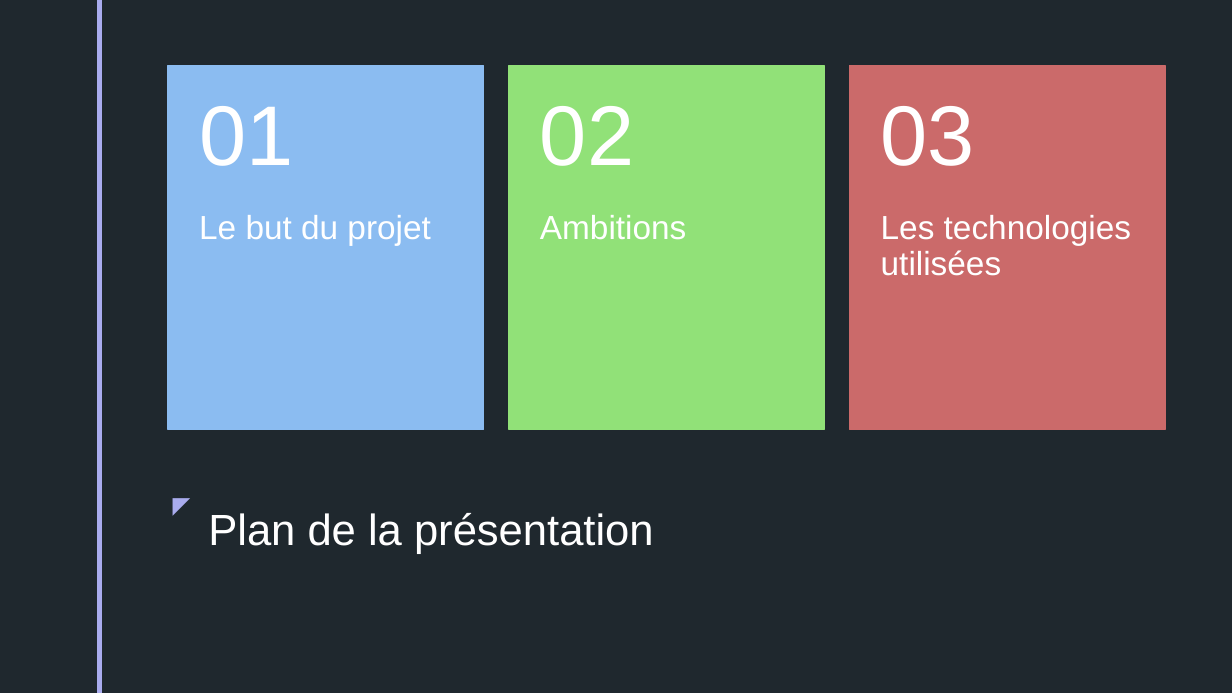
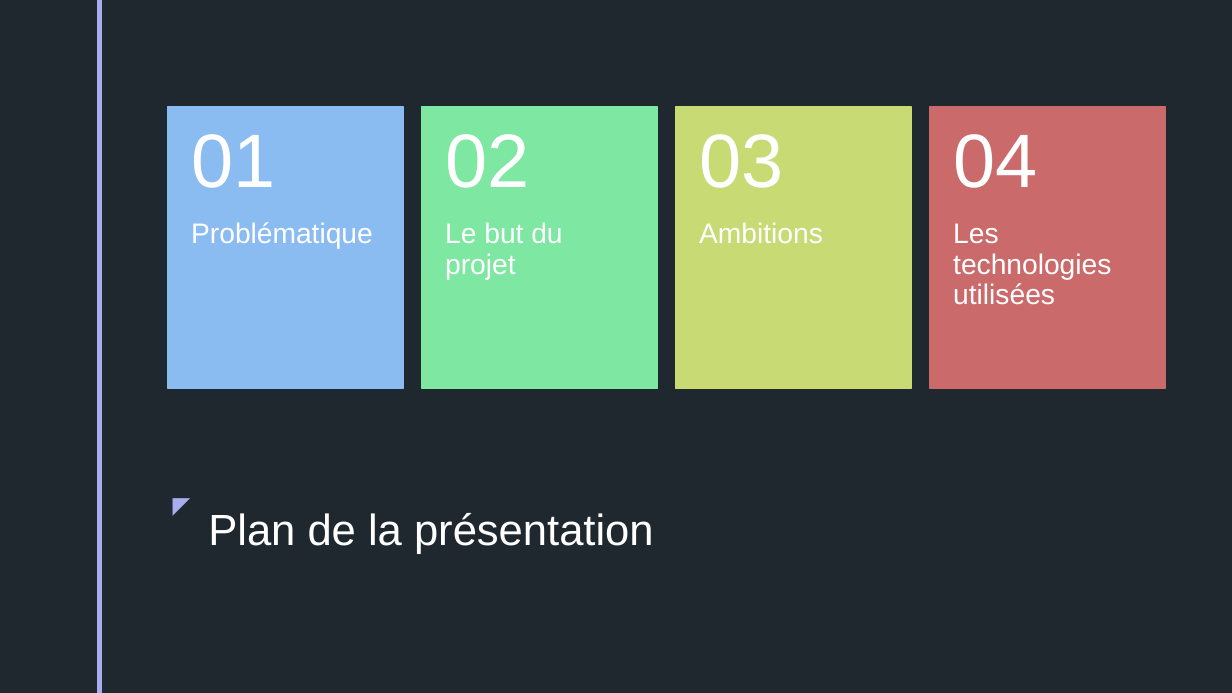
Before and after one commit to gsch57/gschPL1, a slide deck: slide 2 of Projet libre Presentation.pptx. Drawn at 1232x693 pixels with LibreOffice and Linux fonts; fonts in the diff are those of the drawing; background and template pictures are left out. Boxes give left, top, right and bottom in pixels: in the first picture for what was removed or moved away, otherwise in the second. Text is boxed around its words. In the diff, an @@ line names an element or a change of style, - is before the commit and + after.

```diff
--- a/Projet libre Presentation.pptx
+++ b/Projet libre Presentation.pptx
@@ text "01" moved from (x1=199, y1=106, x2=293, y2=166) to (x1=191, y1=134, x2=275, y2=188) @@
@@ rectangle resized from (x1=168, y1=66, x2=483, y2=430) to (x1=168, y1=106, x2=404, y2=388) @@
@@ text "02" moved from (x1=540, y1=106, x2=634, y2=166) to (x1=445, y1=134, x2=529, y2=188) @@
@@ rectangle resized from (x1=509, y1=66, x2=824, y2=430) to (x1=422, y1=106, x2=658, y2=388) @@
@@ rectangle at (x1=422, y1=106, x2=658, y2=388): fill #91E178 to #7EE7A2; outline #91E178 1.25 pt to #7EE7A2 1.25 pt @@
@@ size 66 to 59 pt; less space between paragraphs in 3 elements at (x1=191, y1=134, x2=275, y2=188), (x1=445, y1=134, x2=529, y2=188), (x1=699, y1=134, x2=783, y2=188) @@
@@ text "03" moved from (x1=881, y1=106, x2=975, y2=166) to (x1=699, y1=134, x2=783, y2=188) @@
@@ rectangle added at (x1=677, y1=106, x2=912, y2=388), fill #C8DA73, outline #C8DA73 1.25 pt @@
@@ rectangle resized from (x1=849, y1=66, x2=1165, y2=430) to (x1=930, y1=106, x2=1165, y2=388) @@
@@ text added at (x1=953, y1=134, x2=1037, y2=188), 59 pt, text #FFFFFF @@
+04
@@ text added at (x1=191, y1=222, x2=373, y2=249), 22 pt, text #FFFFFF @@
+Problématique
@@ size 26 to 22 pt; less space between paragraphs in 3 elements at (x1=953, y1=223, x2=1111, y2=304), (x1=699, y1=222, x2=823, y2=243), (x1=445, y1=222, x2=562, y2=280) @@
@@ text "Le but du projet" moved from (x1=199, y1=215, x2=430, y2=246) to (x1=445, y1=222, x2=562, y2=280) @@
@@ text "Ambitions" moved from (x1=540, y1=215, x2=686, y2=240) to (x1=699, y1=222, x2=823, y2=243) @@
@@ text "Les technologies utilisées" moved from (x1=881, y1=215, x2=1131, y2=276) to (x1=953, y1=223, x2=1111, y2=304) @@
```
Also in this commit, not shown: 1 slide added.
